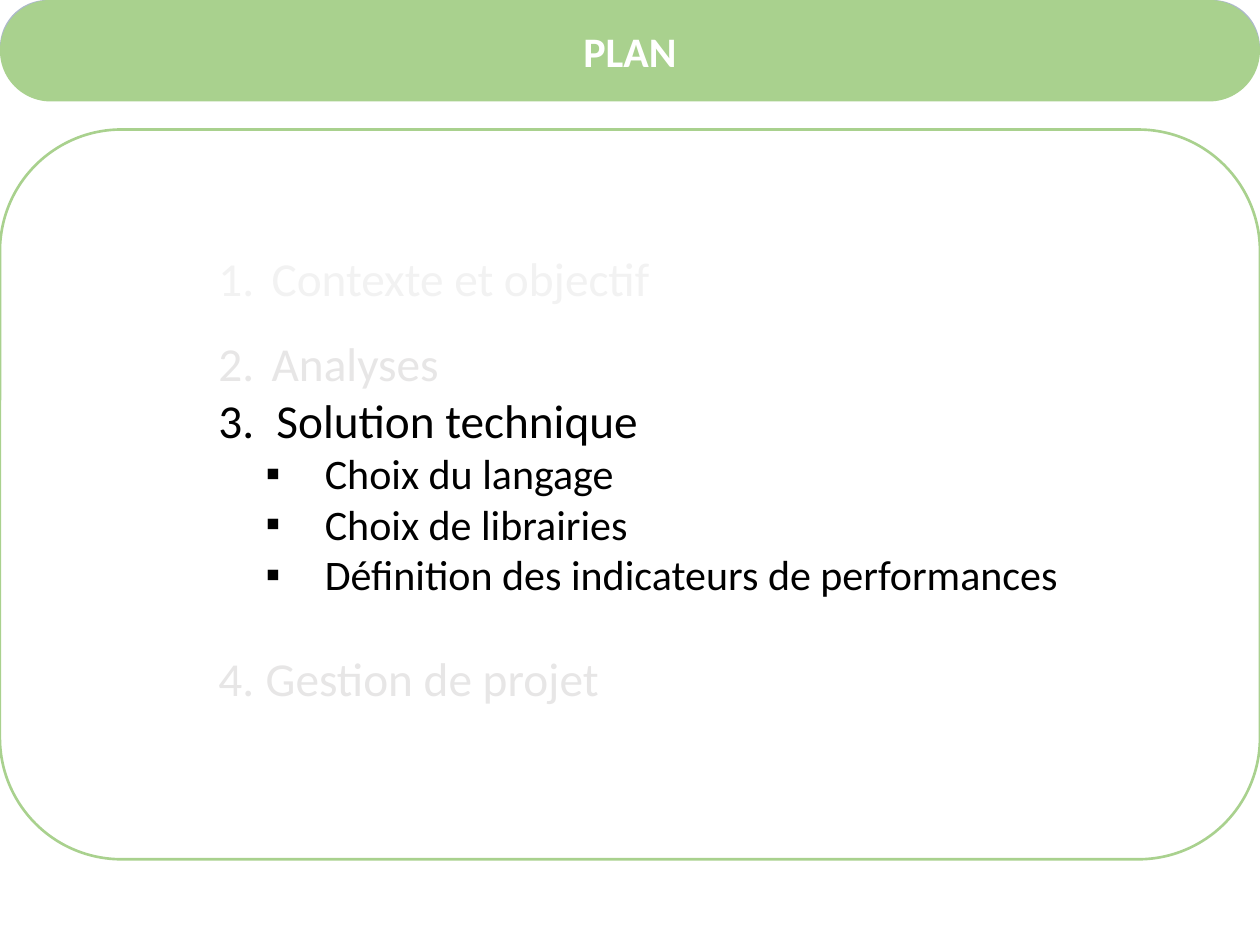
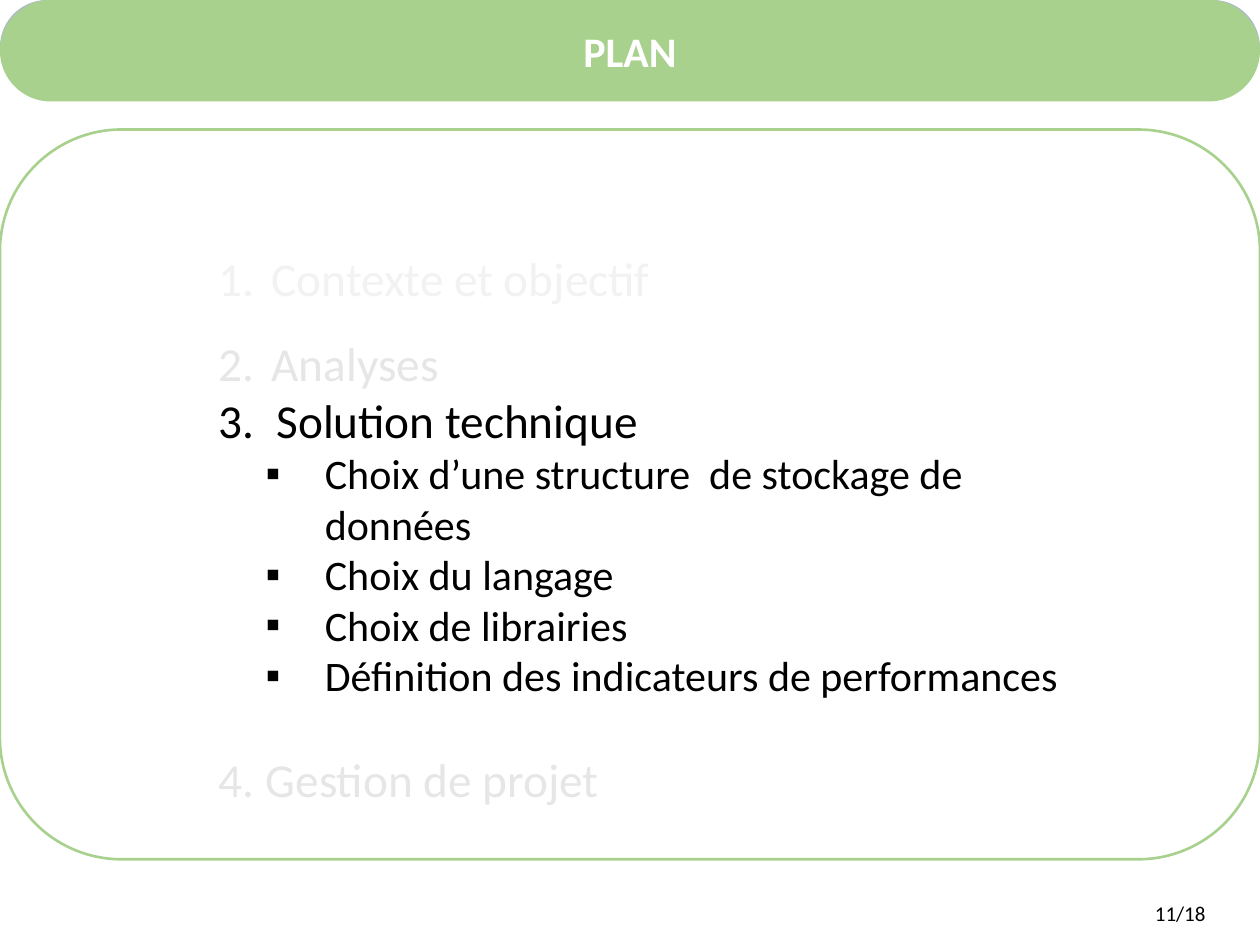
Before and after one commit to alkra/benchOKR, a slide deck: slide 12 of doc/ComitePilotage/Presentation.pptx (slide 13 before the commit). Drawn at 1260x945 pixels with LibreOffice and Linux fonts; fonts in the diff are those of the drawing; background and template pictures are left out. Boxes give left, top, right and bottom in pixels: in the first picture for what was removed or moved away, otherwise in the second. Text is boxed around its words. In the diff, an @@ line names an element or a change of style, - is before the commit and + after.

```diff
--- a/doc/ComitePilotage/Presentation.pptx
+++ b/doc/ComitePilotage/Presentation.pptx
@@ text at [325,459,962,541]: paragraph added @@
+    ▪ Choix d’une structure de stockage de données
@@ text added at [1155,906,1206,922], 12 pt, text #000000 @@
+11/18
```
Also in this commit, not shown: 17 other slides changed, 2 slides added, 2 slides removed, 2 other files.
